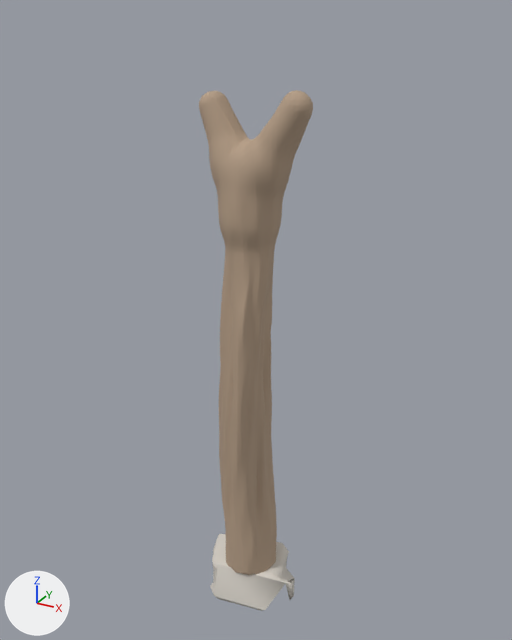
An edit to the glTF model assets/tower/approved-library/architecture/bagana-f1-3x12x3-v2.glb, drawn before and after from the same camera.
Both versions are drawn from a 50 mm lens placed at (1.68, -2.99, 1.83), pointed at (-0.01, 0.08, 0.3). The axes (+X, +Y, +Z) are drawn at lower left. The lights are the same throughout. The picture after the commit comes second.

The older version as bpy lines, for what is in view:
```python
me_bagana_form_1_stone = bpy.data.meshes.new('BAGANA_FORM_1_stone')
me_bagana_form_1_stone.from_pydata(...)  # 41 vertices, 78 faces; spans x -0.327..0.327, y -0.215..0.215, z -1.5..-1.25
me_bagana_form_1_stone.materials.append(mat_alantil_bagana_stone_pbr)  # light grey #d7d1c8
me_bagana_form_1_wood = bpy.data.meshes.new('BAGANA_FORM_1_wood')
me_bagana_form_1_wood.from_pydata(...)  # 20454 vertices, 40904 faces; spans x -0.28..0.33, y -0.19..0.18, z -1.27..1.5
me_bagana_form_1_wood.materials.append(mat_alantil_bagana_wood_pbr)  # beige #b59e86
ob_bagana_stone = bpy.data.objects.new('bagana_stone', me_bagana_form_1_stone)
ob_bagana_stone.location = (0.0, 0.0, 0.0)
ob_bagana_wood = bpy.data.objects.new('bagana_wood', me_bagana_form_1_wood)
ob_bagana_wood.location = (0.0, 0.0, 0.0)
```
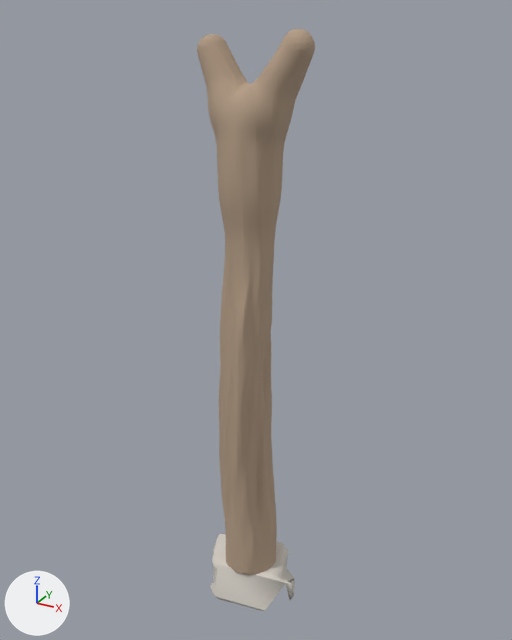
Boxes [x1, y1, x2, y2] around the edits, measured in the pictures (512 x 640 px; the box of a moved part takes in the faces that stretch with it):
'bagana_wood', reshaped (13% taller): before [199, 90, 313, 575]; after [197, 29, 315, 575]
part 1 of me_bagana_form_1_wood, moved or reshaped: before [199, 90, 313, 276]; after [197, 29, 315, 276]

The change in detail:
me_bagana_form_1_wood is used by ob_bagana_wood; location (0.0, 0.0, 0.0).
me_bagana_form_1_wood had 20454 vertices, 40904 faces and spanned x -0.28..0.33, y -0.19..0.18, z -1.27..1.5.
me_bagana_form_1_wood now has 20454 vertices, 40904 faces and spans x -0.28..0.33, y -0.19..0.18, z -1.27..1.75.
me_bagana_form_1_wood part 1: 7256 of 20454 vertices moved; they spanned x -0.28..0.33, y -0.15..0.15, z 0.64..1.5 and now span x -0.28..0.33, y -0.15..0.15, z 0.65..1.75; mean shift (0.0, 0.0, 0.21); largest move (-0.1, 0.12, 1.05) -> (-0.1, 0.12, 1.3).
